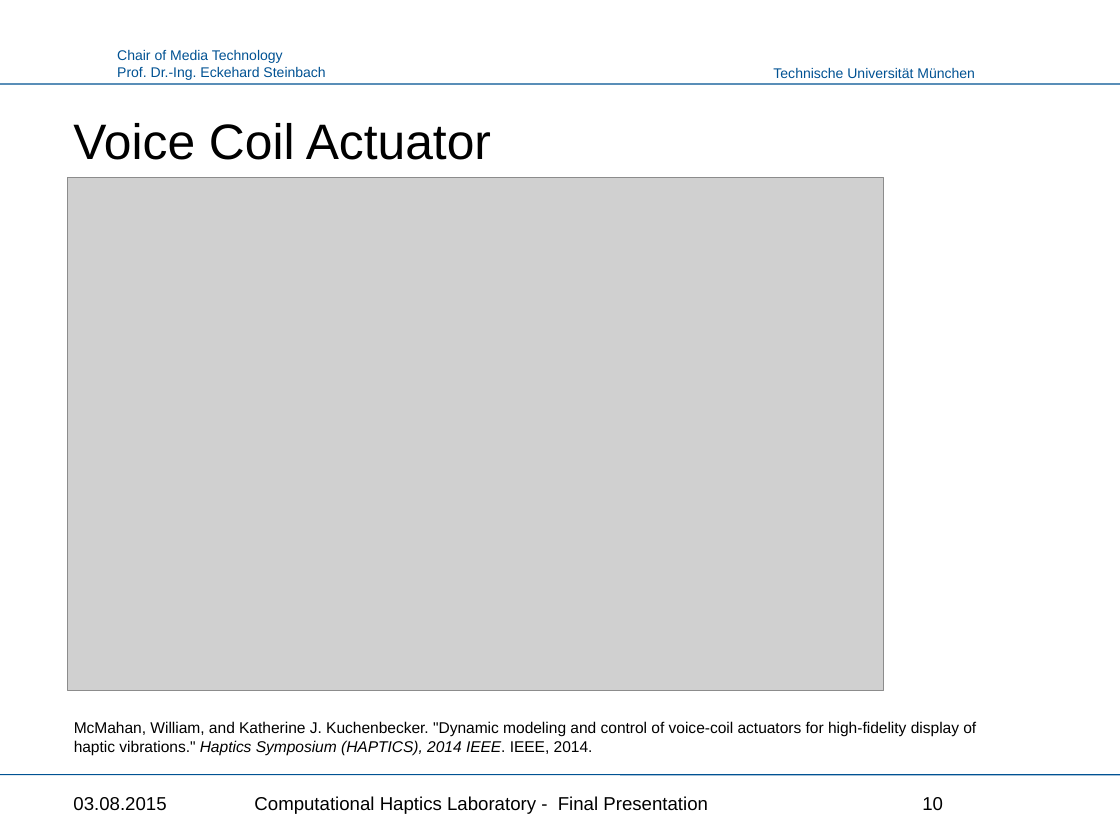
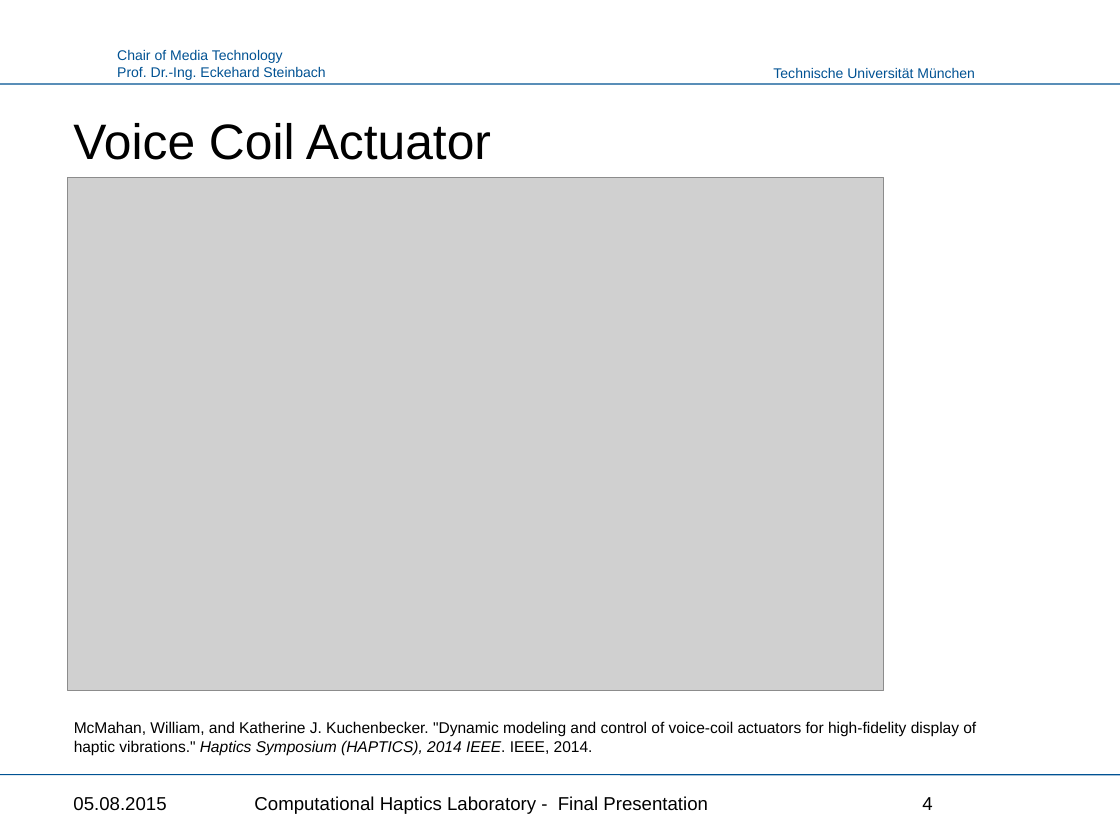
Before and after one commit to Punkbuster0401/HapticsLab, a slide deck: slide 4 of Haptics_Presentation.pptx (slide 10 before the commit). Drawn at 1120x840 pixels with LibreOffice and Linux fonts; fonts in the diff are those of the drawing; grey boxes stand for pictures; background and template pictures are left out. Boxes give left, top, right and bottom in pixels: in the first picture for what was removed or moved away, otherwise in the second. Text is boxed around its words. In the diff, an @@ line names an element or a change of style, - is before the commit and + after.

```diff
--- a/Haptics_Presentation.pptx
+++ b/Haptics_Presentation.pptx
@@ text at bbox=[73, 797, 166, 811]: text changed @@
-03.08.2015
+05.08.2015
@@ page number at bbox=[922, 797, 932, 810]: text changed @@
-10
+4
```
Also in this commit, not shown: 10 other slides changed, 6 slides added, 1 other file.
